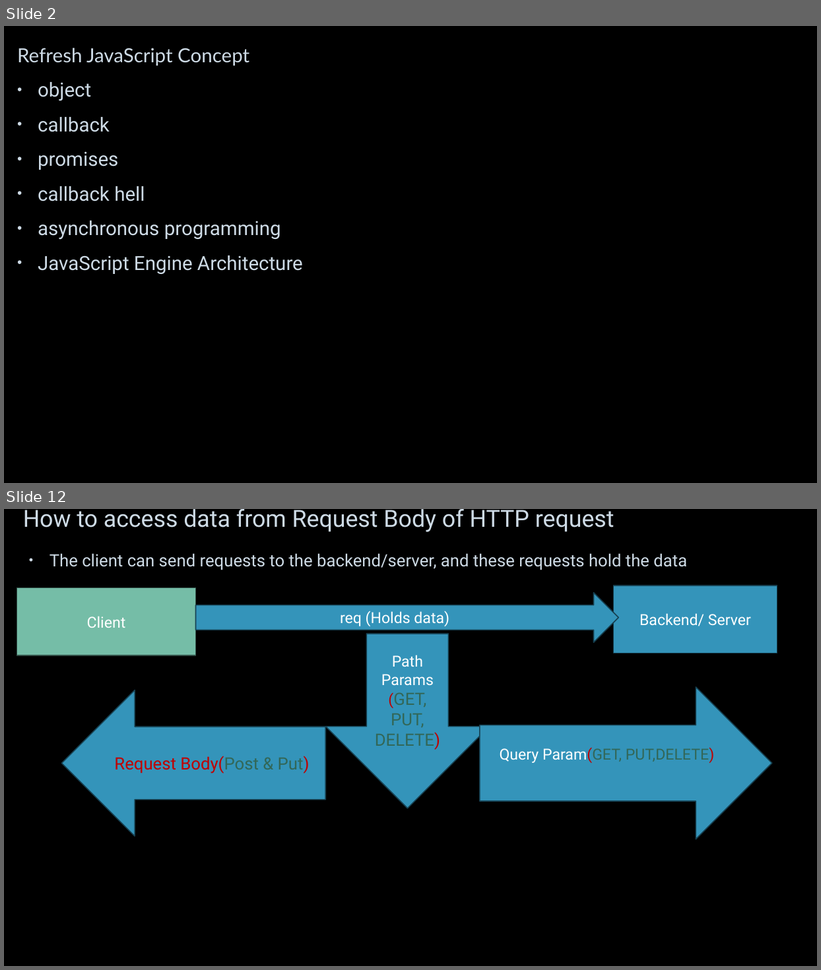
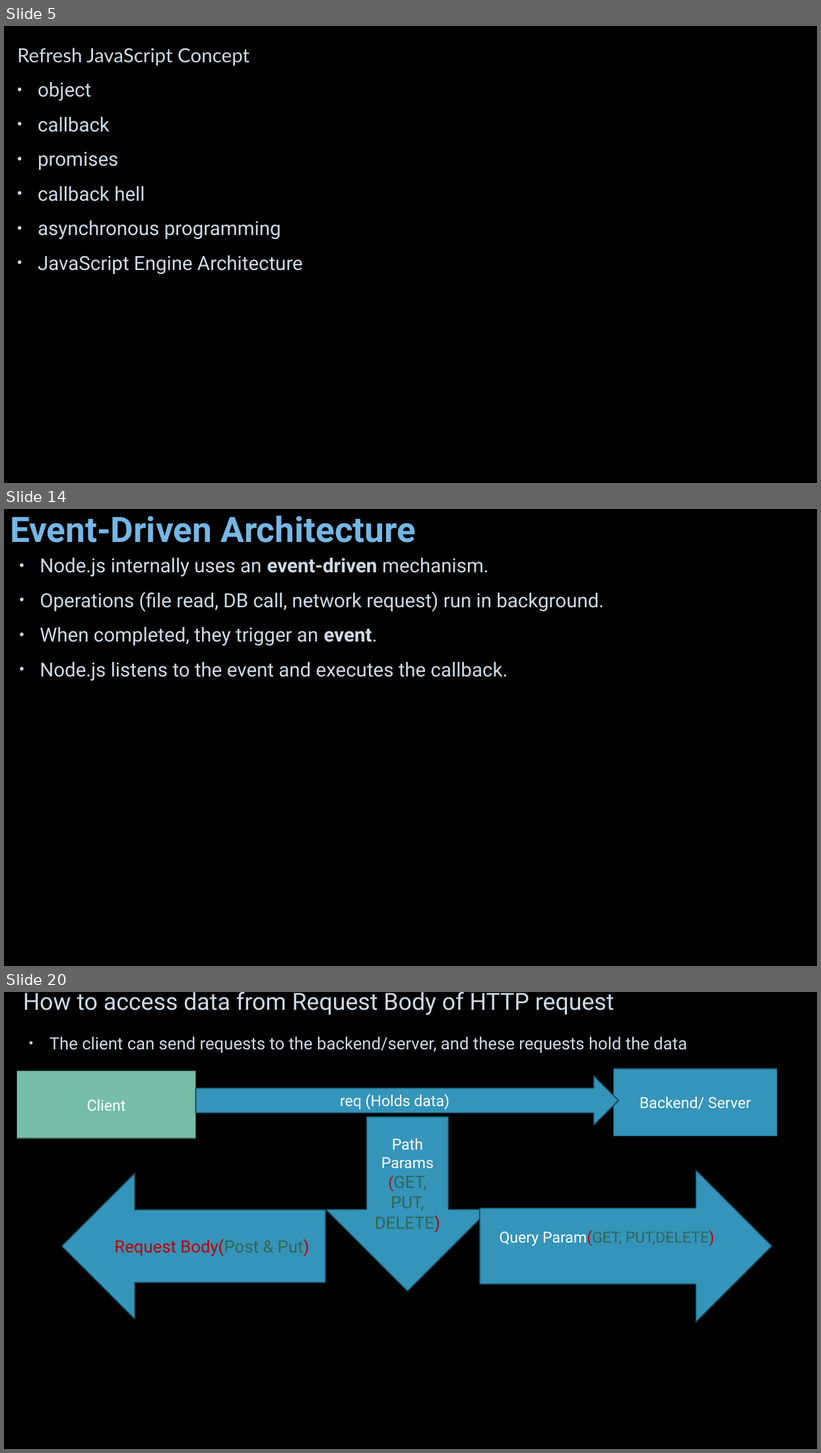
Before and after one commit to JhanaR/mylearnNode, a slide deck: BackEnd - Notes.pptx. Shown one above the other, each under a label of ours: slides 2 and 12 before the commit, slides 5, 14 and 20 after it; the slides between them are not shown. The pictures are 821x970 and 821x1453 pixels, drawn with LibreOffice and Linux fonts; fonts in the diff are those of the drawing; background and template pictures are left out. Boxes give left, top, right and bottom in pixels: in the first picture for what was removed or moved away, otherwise in the second. Text is boxed around its words. In the diff, an @@ line names an element or a change of style, - is before the commit and + after.

```diff
--- a/BackEnd - Notes.pptx
+++ b/BackEnd - Notes.pptx
@@ slide 14 added at [4, 509, 817, 966], background picture (left out) @@
@@ title added at [10, 516, 416, 543], 41.4 pt, text #75B6E5, bold @@
+Event-Driven Architecture
@@ text added at [40, 558, 604, 681], 23 pt, text #CEDBE6 @@
+• Node.js internally uses an event-driven mechanism.
+• Operations (file read, DB call, network request) run in background.
+• When completed, they trigger an event.
+• Node.js listens to the event and executes the callback.
@@ what was slide 2 is now slide 5 @@
@@ what was slide 12 is now slide 20 @@
```
Also in this commit, not shown: 8 slides changed, 8 other slides added, 1 slide removed, 5 other files.
